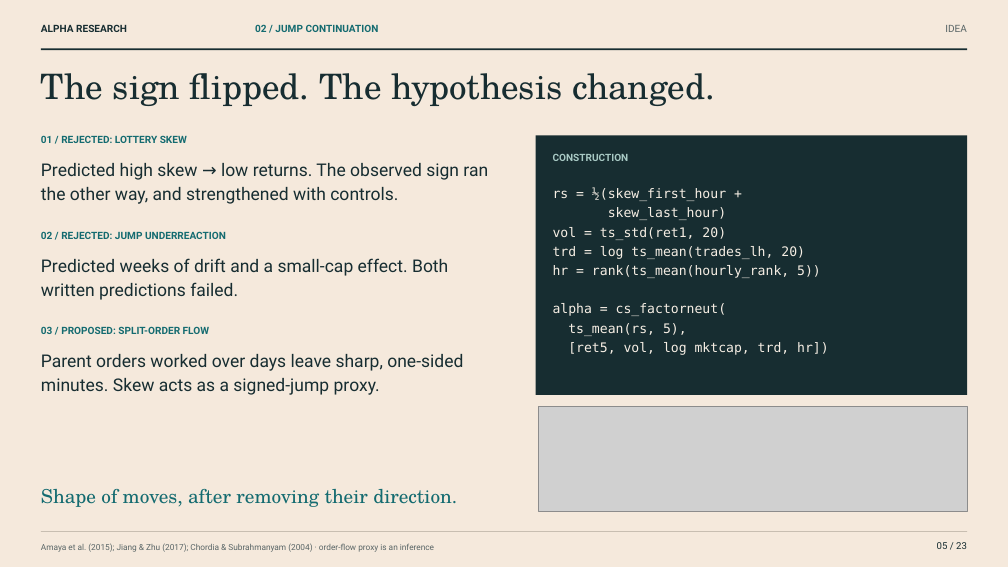
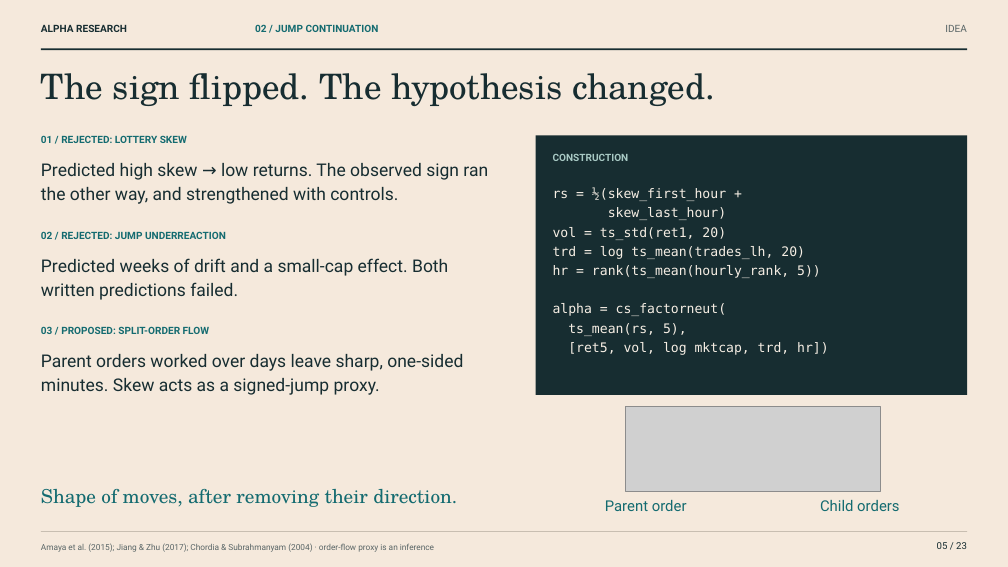
Before and after one commit to Al-lenZ/presentation-deck, a slide deck: slide 5 of deliverables/alpha-research.pptx. Drawn at 1008x567 pixels with LibreOffice and Linux fonts; fonts in the diff are those of the drawing; grey boxes stand for pictures. Boxes give left, top, right and bottom in pixels: in the first picture for what was removed or moved away, otherwise in the second. Text is boxed around its words. In the diff, an @@ line names an element or a change of style, - is before the commit and + after.

```diff
--- a/deliverables/alpha-research.pptx
+++ b/deliverables/alpha-research.pptx
@@ picture: place and size @@
-picture at bbox=[539, 406, 967, 512]
+picture at bbox=[626, 406, 881, 491]
@@ text added at bbox=[605, 500, 687, 511], 17 pt, text #146B70 @@
+Parent order
@@ text added at bbox=[820, 500, 899, 511], 17 pt, text #146B70 @@
+Child orders
```
Also in this commit, not shown: 8 other slides changed, 7 other files.
